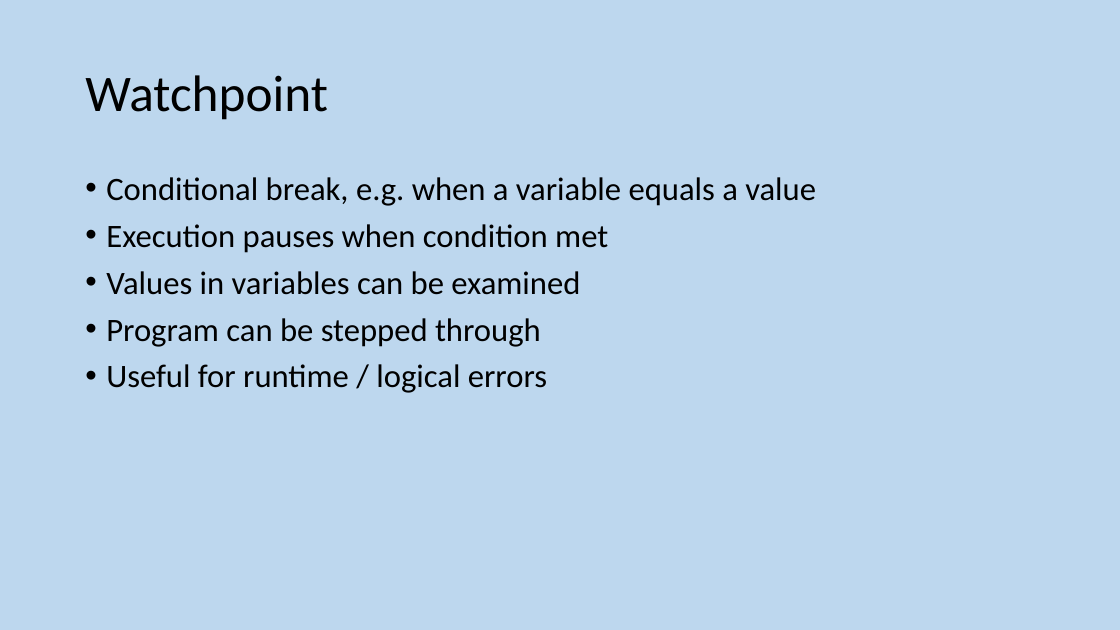
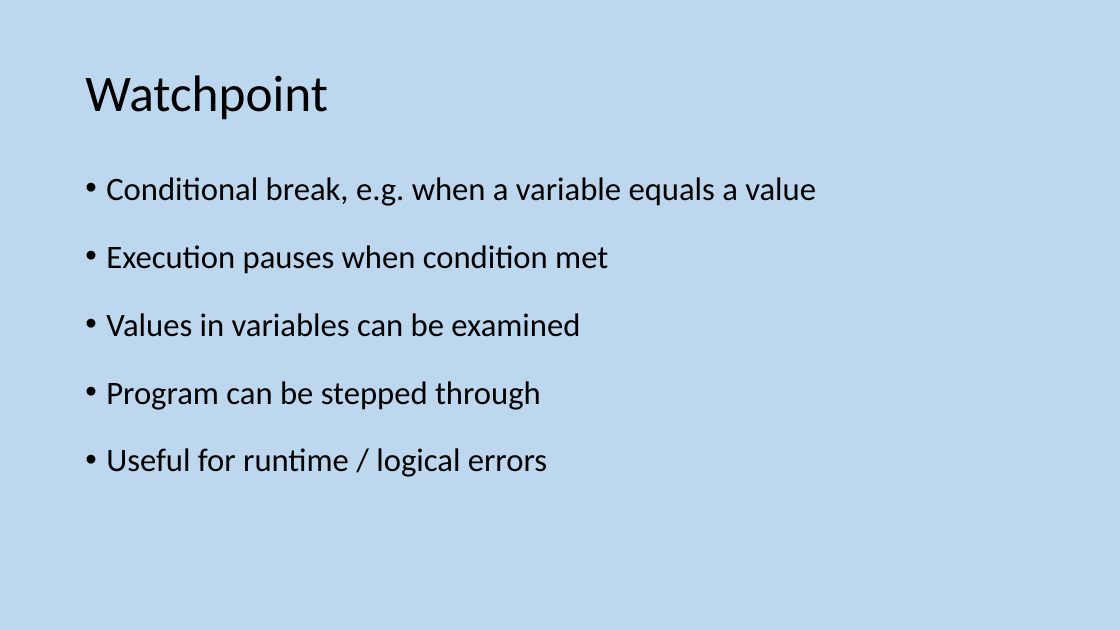
Before and after one commit to MrFriendCS/MrFriendCS.github.io, a slide deck: slide 185 of h-cs/sdd/H CS SDD Slides.pptx (slide 183 before the commit). Drawn at 1120x630 pixels with LibreOffice and Linux fonts; fonts in the diff are those of the drawing. Boxes give left, top, right and bottom in pixels: in the first picture for what was removed or moved away, otherwise in the second. Text is boxed around its words. In the diff, an @@ line names an element or a change of style, - is before the commit and + after.

```diff
--- a/h-cs/sdd/H CS SDD Slides.pptx
+++ b/h-cs/sdd/H CS SDD Slides.pptx
@@ text "Conditional break, e.g. when a ..." at (106, 177, 816, 477): more space between paragraphs @@
```
Also in this commit, not shown: 19 other slides changed, 3 slides added, 1 slide removed.
